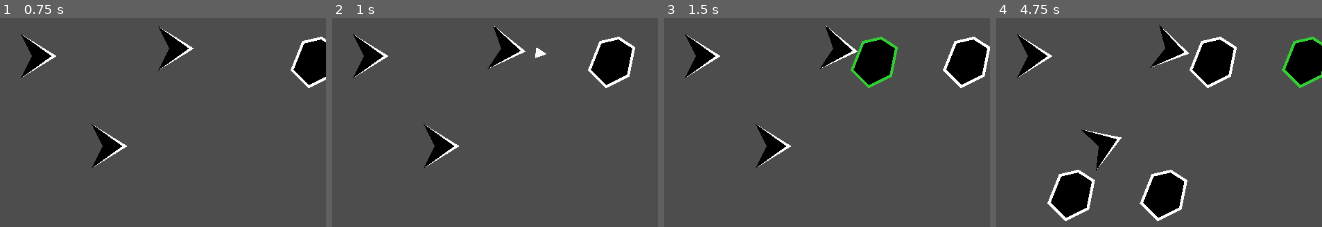
Above: before the commit, frames 1-4 (left to right).
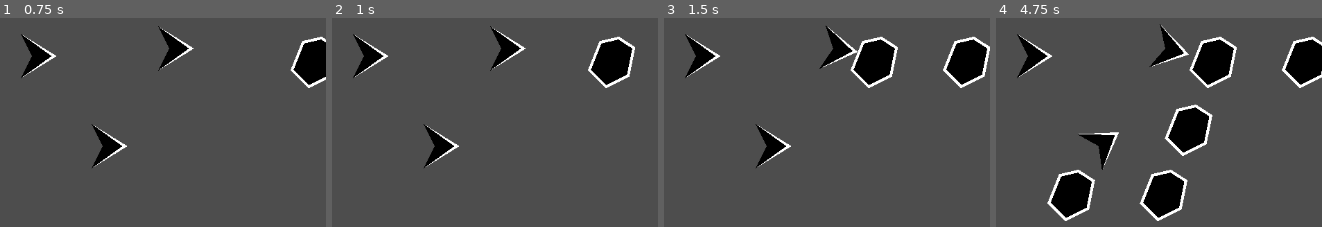
Above: after the commit, the same moments.

Repository: Cuckhands/monkey
Game: Godot game, scene res://scenes/test.tscn
The game is run twice, just before and just after one commit, with the same random seed, the same clock (stepped at 60 frames per second) and the same inputs. The project has no main scene, so this scene is started directly.
Inputs (mouse positions are in pixels of both pictures, inside the frame that each line leads up to):
- Up to frame 1 (0.75 s): tap Enter at 0.5 s; move the mouse to (101, 132) at 0.52 s
- Up to frame 2 (1 s): no input
- Up to frame 3 (1.5 s): move the mouse to (905, 63) at 1.27 s
- Up to frame 4 (4.75 s): move the mouse to (1227, 63) at 2.02 s; move the mouse to (1305, 63) at 2.77 s; move the mouse to (1292, 63) at 3.52 s; move the mouse to (1279, 63) at 4.27 s

Frame 1 is identical in both runs. In frame 2, 0.5% of the frame differs, in the area x 47-66%, y 3-26%; in frame 3, 0.8%; in frame 4, 3.8%, in the area x 25-100%, y 3-73%.
Error after the commit: Invalid access to property or key 'death' on a base object of type 'Area2D (Asteroid)'. (res://scripts/follower.gd:7)

Commit message:
Added a timer to the dart itself and other minor changes

Diff:
--- a/scenes/asteroid.tscn
+++ b/scenes/asteroid.tscn
@@ -17,7 +17,7 @@
 width = 4.0
 
 [node name="CollisionPolygon2D" type="CollisionPolygon2D" parent="."]
-polygon = PackedVector2Array(-33, -38, -51, 9, -23, 55, 44, 34, 55, -31, 12, -56)
+polygon = PackedVector2Array(-16.248062, -29.953487, -32.248062, 10.046512, -8.248062, 34.046513, 23.751938, 18.046513, 31.751938, -21.953487, 10, -36)
 
 [connection signal="mouse_entered" from="." to="." method="_on_mouse_entered"]
 [connection signal="mouse_exited" from="." to="." method="_on_mouse_exited"]
--- a/scenes/dart.tscn
+++ b/scenes/dart.tscn
@@ -15,4 +15,10 @@
 rotation = 1.5707964
 polygon = PackedVector2Array(0, -16, -8, 0, 8, 0)
 
+[node name="Timer" type="Timer" parent="."]
+wait_time = 0.5
+one_shot = true
+autostart = true
+
 [connection signal="area_entered" from="." to="." method="_on_area_entered"]
+[connection signal="timeout" from="Timer" to="." method="_on_timer_timeout"]
--- a/scripts/asteroid.gd
+++ b/scripts/asteroid.gd
@@ -1,7 +1,8 @@
 extends Area2D
 class_name Asteroid
 
-signal death
+## Emitted when the asteroid is destroyed
+signal died
 
 @onready var line_2d: Line2D = $Line2D
 
@@ -18,11 +19,9 @@
 func _physics_process(_delta: float) -> void:
 	pass
 
-
+# Highlights the Asteroid when hovered
 func _on_mouse_entered() -> void:
 	line_2d.default_color = Color.LIME_GREEN
-
-
 func _on_mouse_exited() -> void:
 	line_2d.default_color = Color.WHITE
 
@@ -31,7 +30,7 @@
 	# thing kills everything cuz that wasnt good lmao
 	hp -= 1
 	if hp < 1:
-		emit_signal("death")
+		emit_signal("died")
 		if !is_queued_for_deletion():
 			queue_free()
 		#get_parent().queue_free()
--- a/scripts/dart.gd
+++ b/scripts/dart.gd
@@ -1,4 +1,6 @@
 extends Area2D
+
+@onready var timer: Timer = $Timer
 
 var dart_ms: float = 1000.0
 
@@ -16,3 +18,7 @@
 func _on_area_entered(area: Area2D) -> void:
 	area.hit()
 	queue_free()
+
+# After the dart travels for the timer's length (1 second), it dies.
+func _on_timer_timeout() -> void:
+	queue_free()
